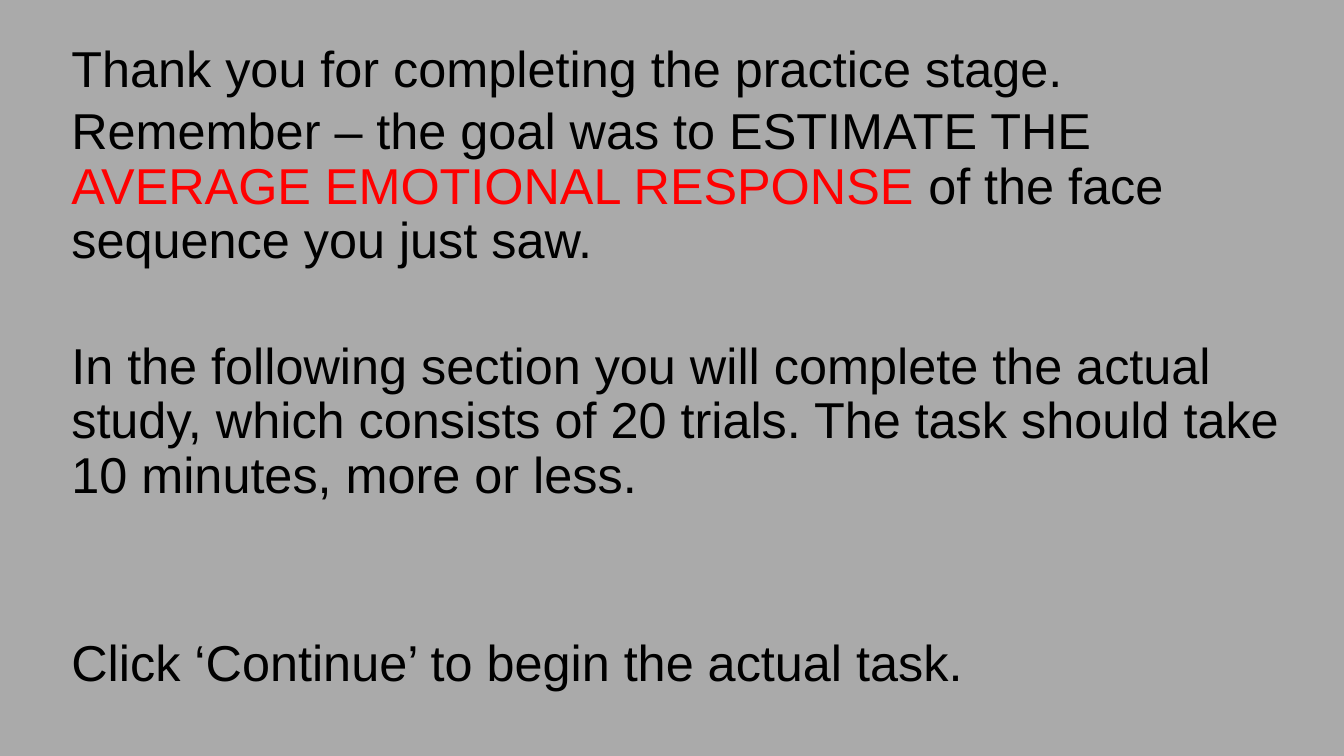
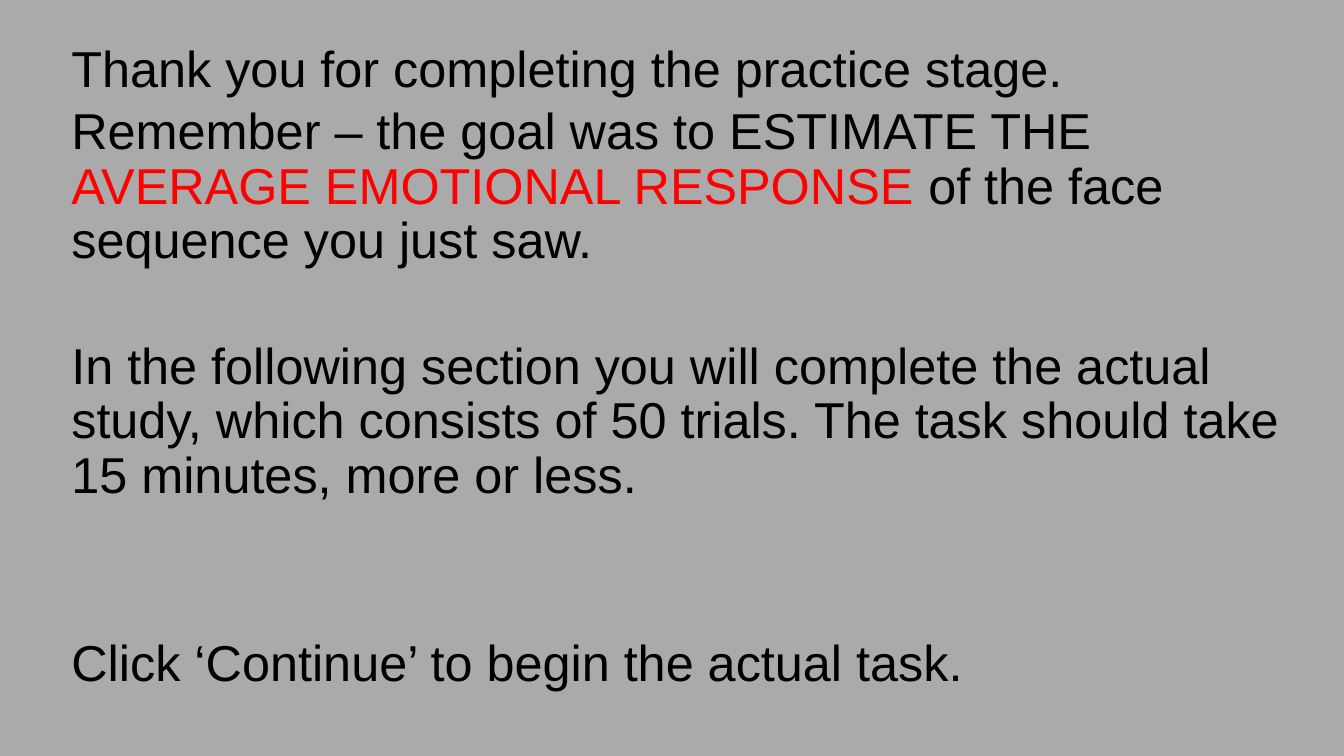
Before and after one commit to GoldenbergLab/task-sequential-faces-emotion-estimation, a slide deck: slide 8 of img/ins/instructions1.4.19.pptx. Drawn at 1344x756 pixels with LibreOffice and Linux fonts; fonts in the diff are those of the drawing. Boxes give left, top, right and bottom in pixels: in the first picture for what was removed or moved away, otherwise in the second. Text is boxed around its words. In the diff, an @@ line names an element or a change of style, - is before the commit and + after.

Commit message:
slide update

```diff
--- a/img/ins/instructions1.4.19.pptx
+++ b/img/ins/instructions1.4.19.pptx
@@ text at <box>71,347,1279,500</box>: text changed @@
-In the following section you will complete the actual study, which consists of 20 trials. The task should take 10 minutes, more or less.
+In the following section you will complete the actual study, which consists of 50 trials. The task should take 15 minutes, more or less.
```
Also in this commit, not shown: 2 other files.
